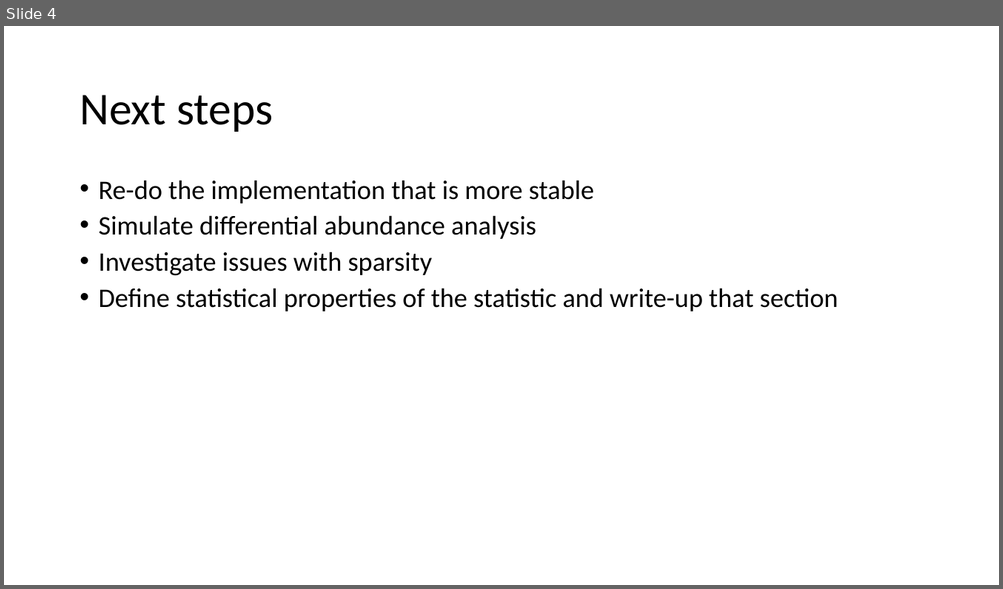
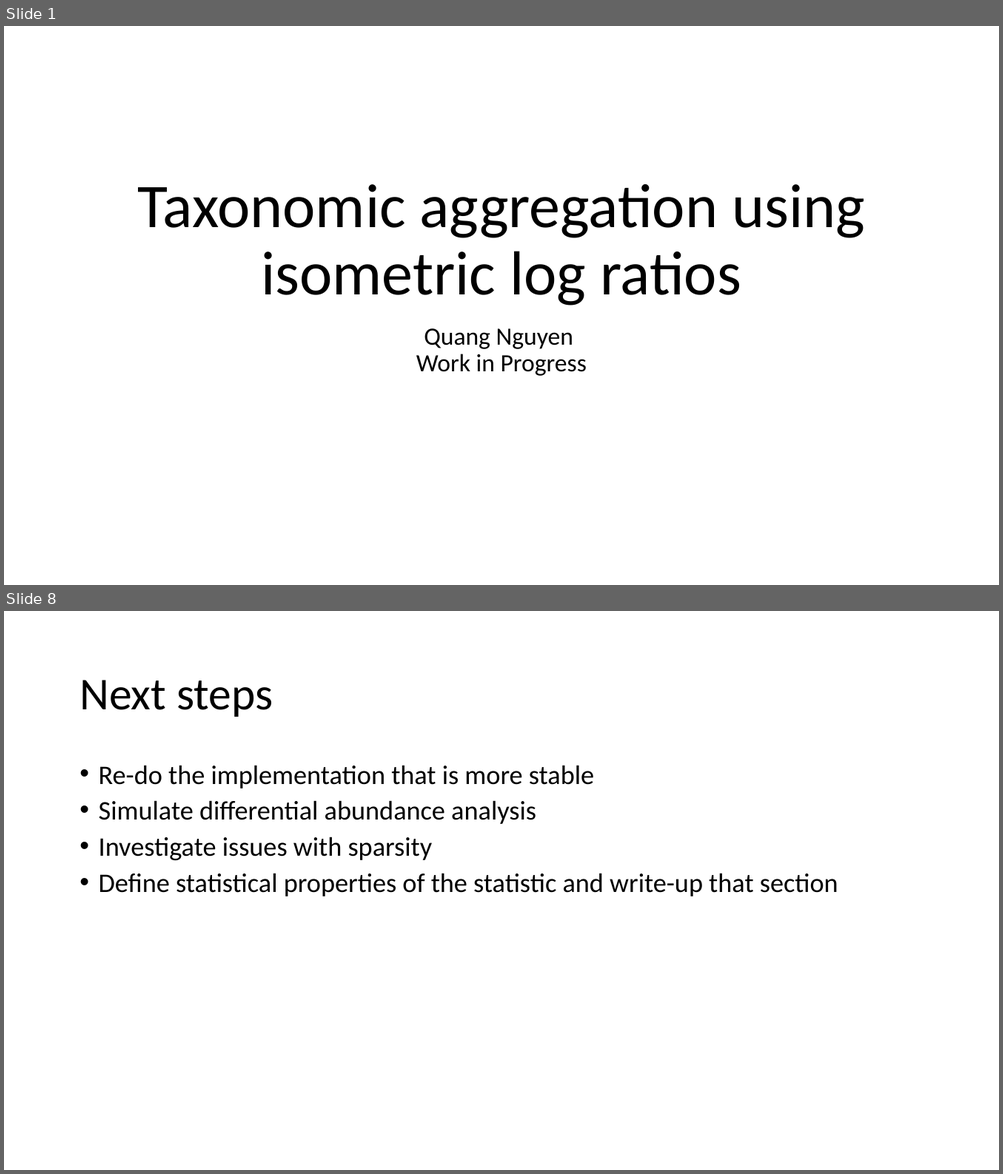
Before and after one commit to qpmnguyen/CBEA_analysis, a slide deck: docs/progress_report.pptx. Shown one above the other, each under a label of ours: slide 4 before the commit, slides 1 and 8 after it; the slides between them are not shown. The pictures are 1003x589 and 1003x1174 pixels, drawn with LibreOffice and Linux fonts; fonts in the diff are those of the drawing. Boxes give left, top, right and bottom in pixels: in the first picture for what was removed or moved away, otherwise in the second. Text is boxed around its words. In the diff, an @@ line names an element or a change of style, - is before the commit and + after.

```diff
--- a/docs/progress_report.pptx
+++ b/docs/progress_report.pptx
@@ slide 1 added at bbox=[4, 26, 999, 585], background #FFFFFF @@
@@ title added at bbox=[137, 184, 865, 306], 60 pt, text #000000 @@
+Taxonomic aggregation using isometric log ratios
@@ subtitle added at bbox=[416, 329, 586, 376], 24 pt, text #000000 @@
+Quang Nguyen
+Work in Progress
@@ what was slide 4 is now slide 8 @@
```
Also in this commit, not shown: 14 other slides added, 3 slides removed, 17 other files.
